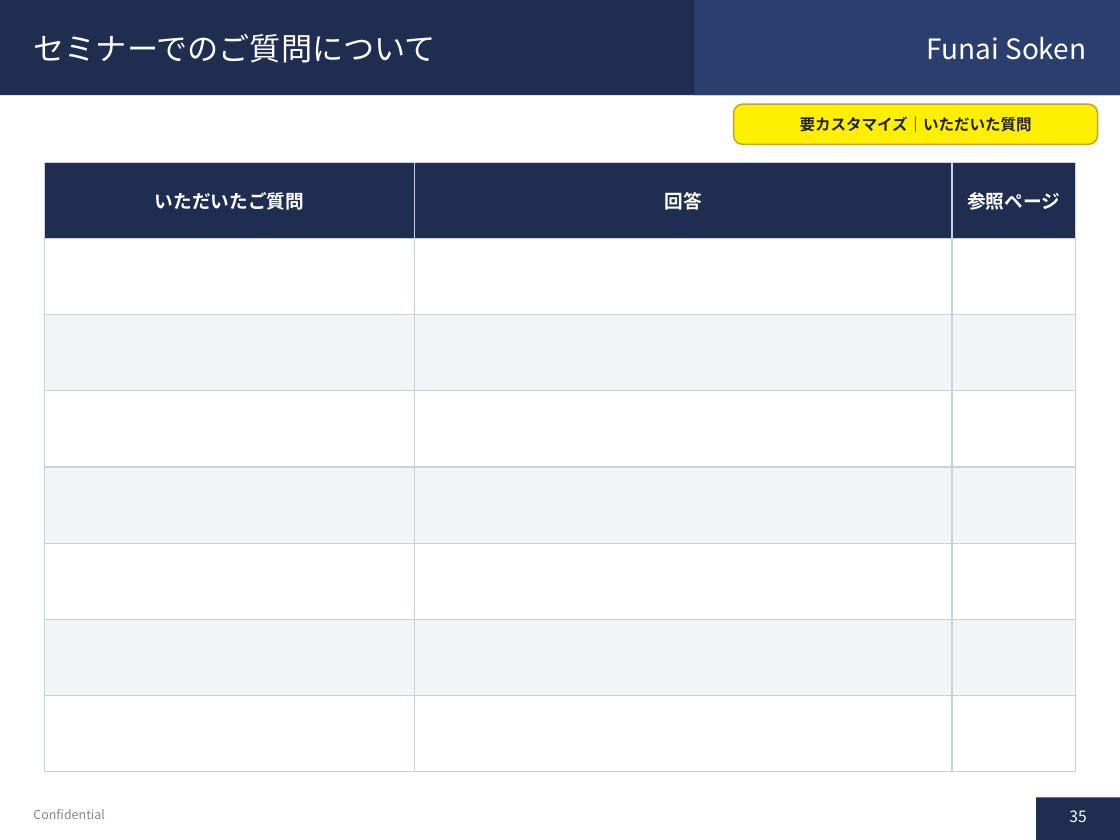
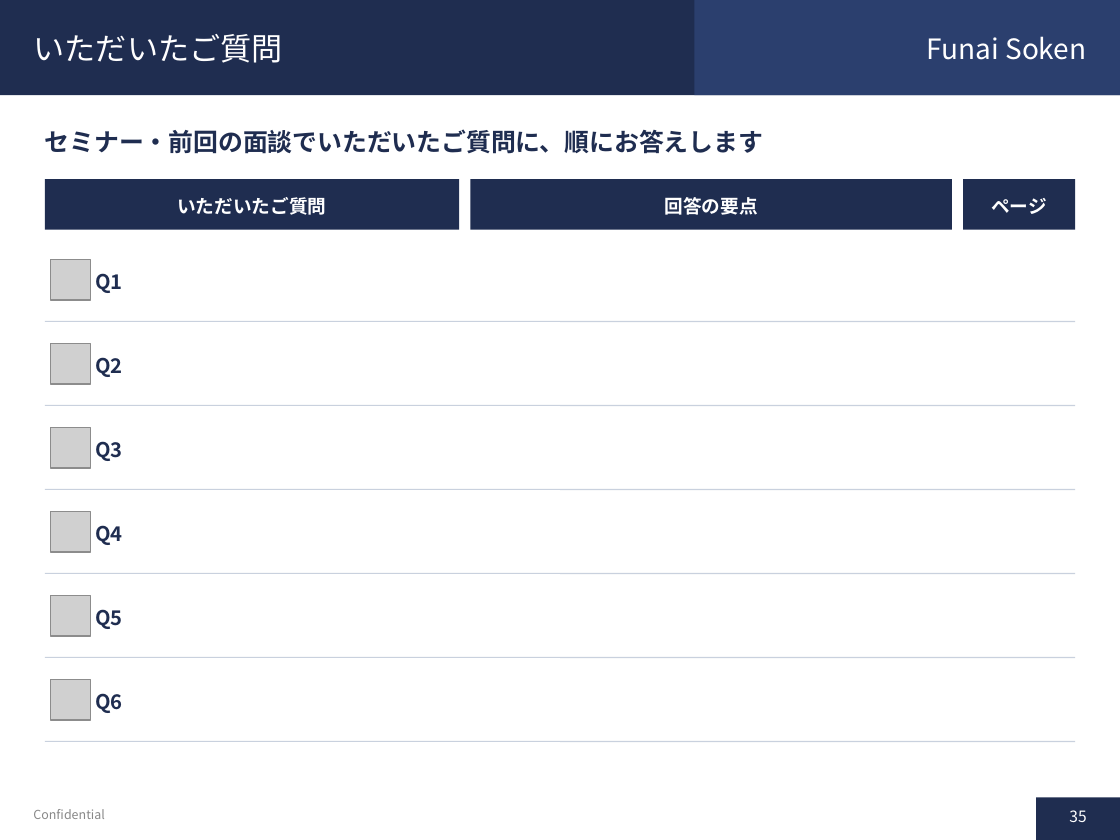
Before and after one commit to soshiro-iki-sys/-, a slide deck: slide 35 of proposals/遺品整理事業_企画書.pptx. Drawn at 1120x840 pixels with LibreOffice and Linux fonts; fonts in the diff are those of the drawing; grey boxes stand for pictures. Boxes give left, top, right and bottom in pixels: in the first picture for what was removed or moved away, otherwise in the second. Text is boxed around its words. In the diff, an @@ line names an element or a change of style, - is before the commit and + after.

```diff
--- a/proposals/遺品整理事業_企画書.pptx
+++ b/proposals/遺品整理事業_企画書.pptx
@@ title at (x1=34, y1=34, x2=283, y2=63): text changed @@
-セミナーでのご質問について
+いただいたご質問
@@ rounded rectangle removed at (x1=734, y1=104, x2=1098, y2=144) @@
@@ text added at (x1=45, y1=129, x2=763, y2=154), 16 pt, text #1F2D50, bold @@
+セミナー・前回の面談でいただいたご質問に、順にお答えします
@@ table removed at (x1=45, y1=162, x2=1075, y2=274), 8 rows, 3 columns @@
-いただいたご質問 | 回答 | 参照ページ
- |  | 
- |  | 
- |  | 
- |  | 
- |  | 
- |  | 
- |  | 
@@ rectangle added at (x1=45, y1=179, x2=459, y2=230), fill #1F2D50 @@
@@ rectangle added at (x1=470, y1=179, x2=952, y2=230), fill #1F2D50 @@
@@ rectangle added at (x1=963, y1=179, x2=1075, y2=230), fill #1F2D50 @@
@@ text at (x1=177, y1=197, x2=326, y2=215): text changed; size 10 to 12 pt; text colour #222222 to #FFFFFF @@
-要カスタマイズ｜いただいた質問
+いただいたご質問
@@ text added at (x1=665, y1=197, x2=758, y2=215), 12 pt, text #FFFFFF, bold @@
+回答の要点
@@ text added at (x1=991, y1=198, x2=1047, y2=214), 12 pt, text #FFFFFF, bold @@
+ページ
@@ picture added at (x1=50, y1=260, x2=91, y2=300) @@
@@ text added at (x1=95, y1=273, x2=122, y2=293), 13 pt, text #1F2D50, bold @@
+Q1
@@ line added from (45, 321) to (1075, 321), #C9D1DE 0.75 pt @@
@@ picture added at (x1=50, y1=344, x2=91, y2=384) @@
@@ text added at (x1=95, y1=357, x2=122, y2=377), 13 pt, text #1F2D50, bold @@
+Q2
@@ line added from (45, 405) to (1075, 405), #C9D1DE 0.75 pt @@
@@ picture added at (x1=50, y1=428, x2=91, y2=468) @@
@@ text added at (x1=95, y1=441, x2=122, y2=461), 13 pt, text #1F2D50, bold @@
+Q3
@@ line added from (45, 489) to (1075, 489), #C9D1DE 0.75 pt @@
@@ picture added at (x1=50, y1=512, x2=91, y2=552) @@
@@ text added at (x1=95, y1=525, x2=122, y2=545), 13 pt, text #1F2D50, bold @@
+Q4
@@ line added from (45, 573) to (1075, 573), #C9D1DE 0.75 pt @@
@@ picture added at (x1=50, y1=596, x2=91, y2=636) @@
@@ text added at (x1=95, y1=609, x2=122, y2=629), 13 pt, text #1F2D50, bold @@
+Q5
@@ line added from (45, 657) to (1075, 657), #C9D1DE 0.75 pt @@
@@ picture added at (x1=50, y1=680, x2=91, y2=720) @@
@@ text added at (x1=95, y1=693, x2=122, y2=713), 13 pt, text #1F2D50, bold @@
+Q6
@@ line added from (45, 741) to (1075, 741), #C9D1DE 0.75 pt @@
```
Also in this commit, not shown: 36 other slides changed, 20 slides added, 28 slides removed, 2 other files.
